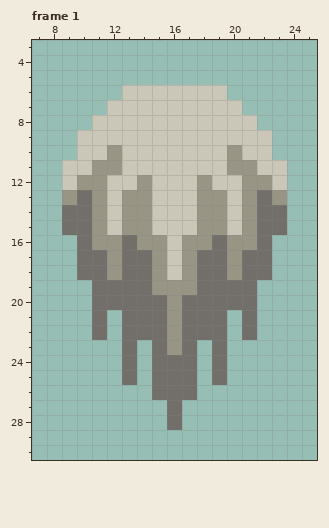
Two versions of one pixel-art file, assets/images/effects/fireball.ase. Above, as it was before the edit.
32x32 pixels, 6 frames. Shown: frame 1: x 7..25, y 3..30.
Now the later version:
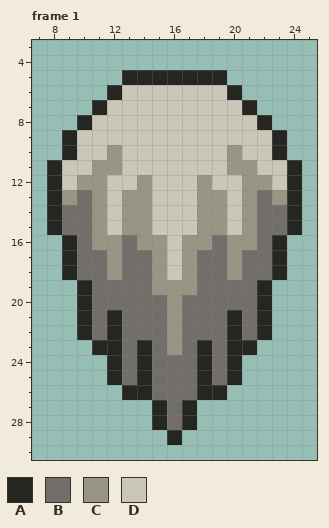
Palette (. is transparent): A #252522  B #726f6b  C #999585  D #cac7b8
Changes in this commit:
Frame 1:
y 5: x 13..19 ....... -> AAAAAAA
y 6: x 12 . -> A; x 20 . -> A
y 7: x 11 . -> A; x 21 . -> A
y 8: x 10 . -> A; x 22 . -> A
y 9..10: x 9 . -> A; x 23 . -> A
y 11..15: x 8 . -> A; x 24 . -> A
y 16..18: x 9 . -> A; x 23 . -> A
y 19..20: x 10 . -> A; x 22 . -> A
y 21..22: x 10 . -> A; x 12 . -> A; x 20 . -> A; x 22 . -> A
y 23: x 11..12 .. -> AA; x 14 . -> A; x 18 . -> A; x 20..21 .. -> AA
y 24..25: x 12 . -> A; x 14 . -> A; x 18 . -> A; x 20 . -> A
y 26: x 13..14 .. -> AA; x 18..19 .. -> AA
y 27..28: x 15 . -> A; x 17 . -> A
y 29: x 16 . -> A
Pixel boxes of the changes (left, top, right, bottom) in both pictures:
added: (47, 70, 302, 445)
